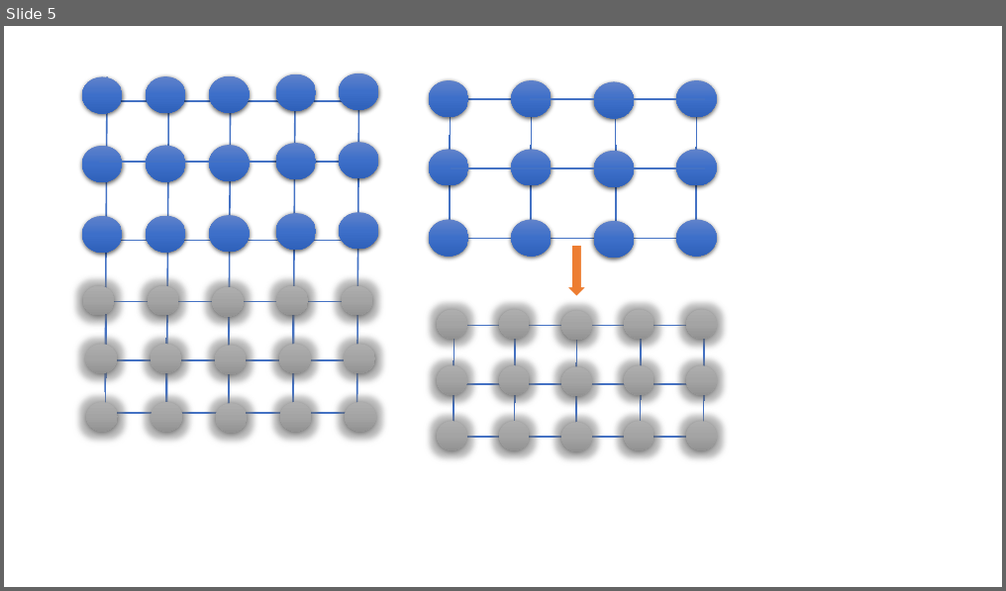
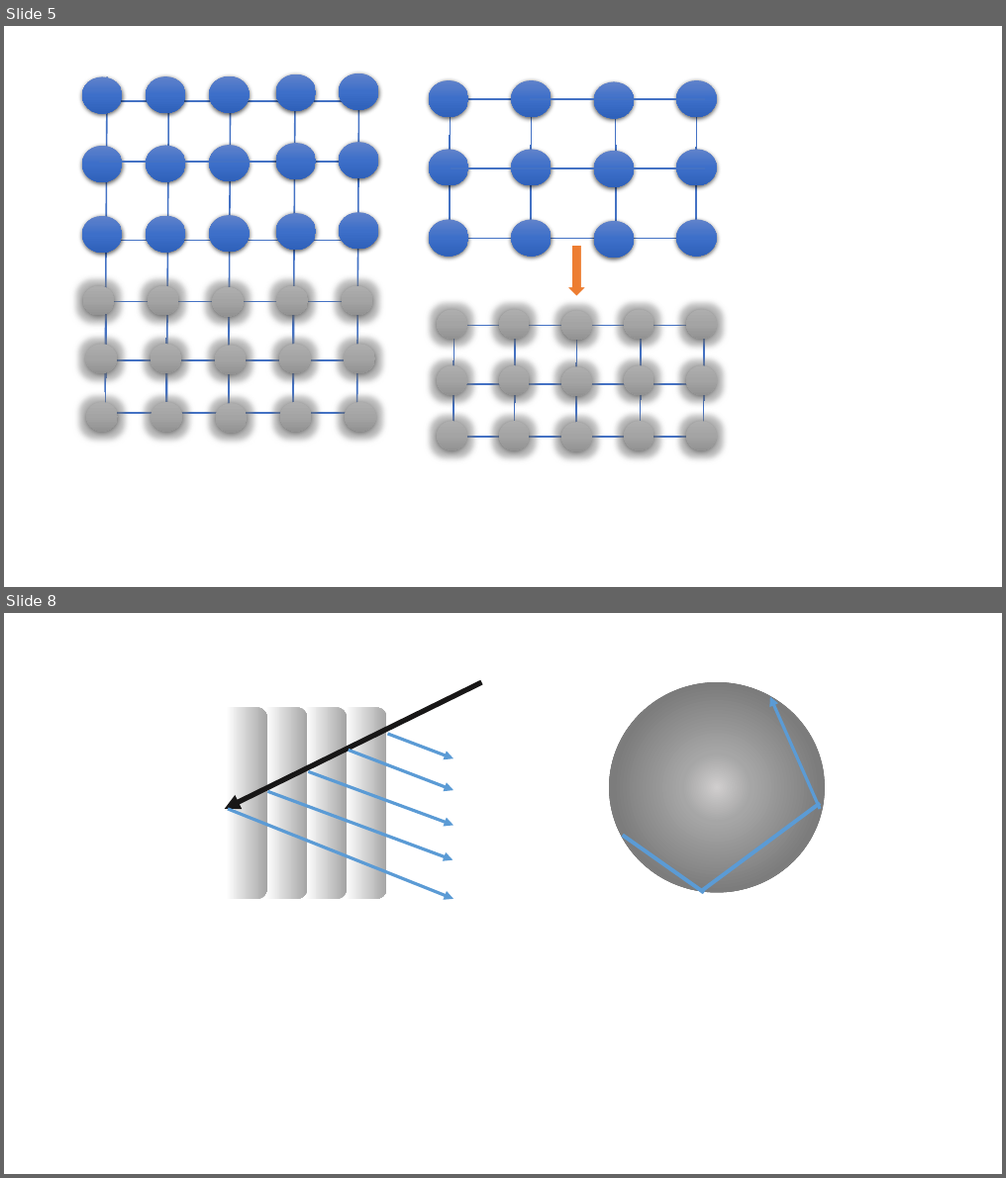
Before and after one commit to cr458/Thesis, a slide deck: Figures1.pptx. Shown one above the other, each under a label of ours: slide 5 before the commit, slides 5 and 8 after it; the slides between them are not shown. The pictures are 1006x591 and 1006x1178 pixels, drawn with LibreOffice and Linux fonts; fonts in the diff are those of the drawing. Boxes give left, top, right and bottom in pixels: in the first picture for what was removed or moved away, otherwise in the second. Text is boxed around its words. In the diff, an @@ line names an element or a change of style, - is before the commit and + after.

```diff
--- a/Figures1.pptx
+++ b/Figures1.pptx
@@ slide 8 added at [4,613,1002,1174], background #FFFFFF @@
@@ arrow added from (481, 682) to (225, 809), #181717 5 pt @@
@@ ellipse added at [609,682,825,893], fill gradient #D0CECE to #A6A6A6 to #7C7C7C to #747474 @@
@@ arrow added from (820, 809) to (770, 697), #5B9BD5 3 pt @@
@@ rounded rectangle added at [204,707,267,899], fill gradient #FFFFFF to #A5A5A5 @@
@@ rounded rectangle added at [244,707,307,899], fill gradient #FFFFFF to #A5A5A5 @@
@@ rounded rectangle added at [283,707,347,899], fill gradient #FFFFFF to #A5A5A5 @@
@@ rounded rectangle added at [323,707,386,899], fill gradient #FFFFFF to #A5A5A5 @@
@@ arrow added from (349, 750) to (453, 790), #5B9BD5 3 pt @@
@@ arrow added from (388, 734) to (453, 759), #5B9BD5 3 pt @@
@@ arrow added from (309, 771) to (453, 826), #5B9BD5 3 pt @@
@@ arrow added from (228, 809) to (453, 899), #5B9BD5 3 pt @@
@@ arrow added from (267, 792) to (453, 861), #5B9BD5 3 pt @@
@@ line added from (700, 892) to (820, 803), #5B9BD5 3.75 pt @@
@@ line added from (623, 836) to (704, 893), #5B9BD5 3.75 pt @@
```
Also in this commit, not shown: 1 slide changed, 2 other slides added, 1 slide removed, 5 other files.
